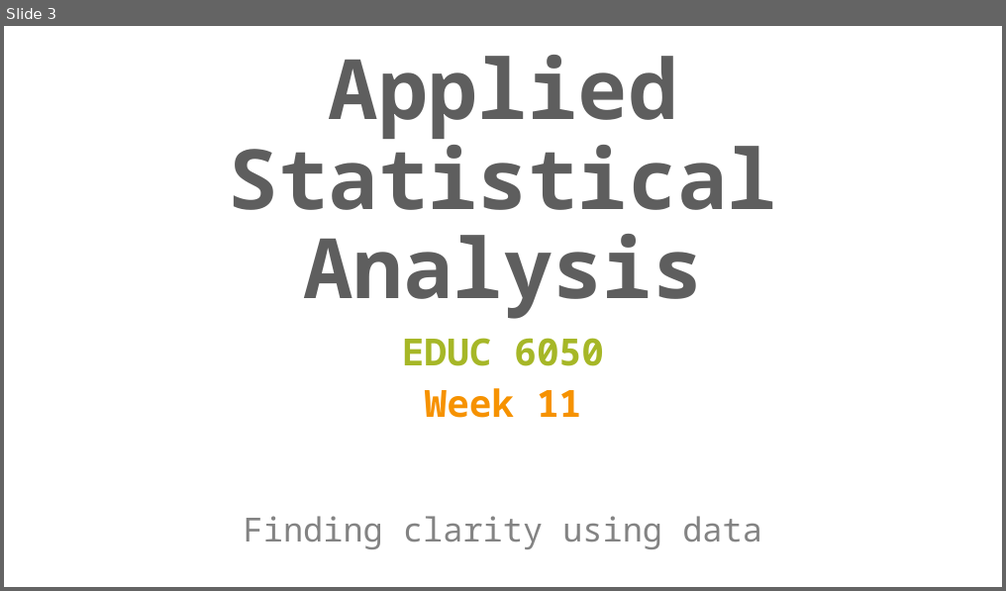
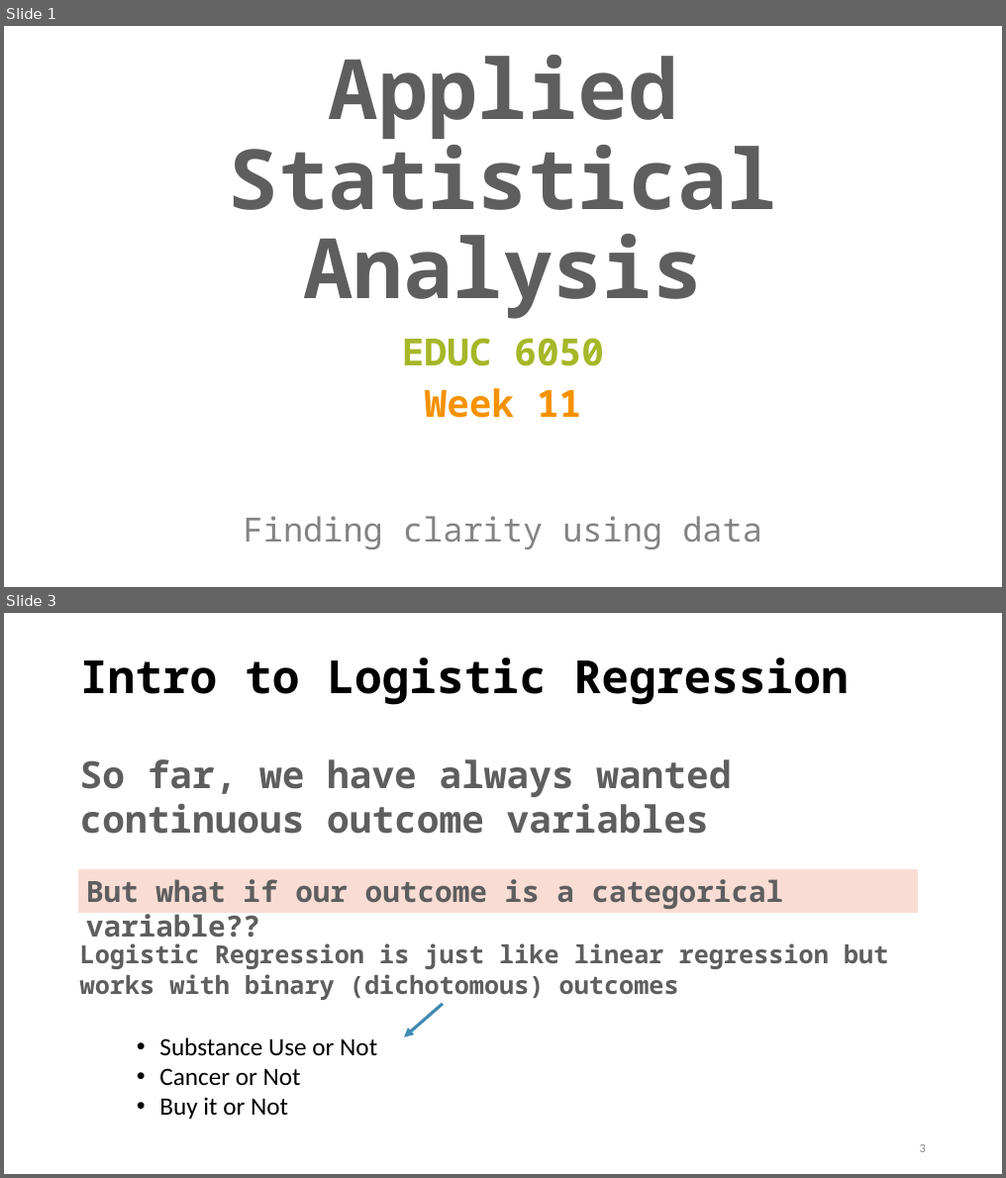
Before and after one commit to TysonStanley/EDU-6050, a slide deck: Slides/11_EDUC_6050_2018.pptx. Shown one above the other, each under a label of ours: slide 3 before the commit, slides 1 and 3 after it; the slides between them are not shown. The pictures are 1006x591 and 1006x1178 pixels, drawn with LibreOffice and Linux fonts; fonts in the diff are those of the drawing. Boxes give left, top, right and bottom in pixels: in the first picture for what was removed or moved away, otherwise in the second. Text is boxed around its words. In the diff, an @@ line names an element or a change of style, - is before the commit and + after.

```diff
--- a/Slides/11_EDUC_6050_2018.pptx
+++ b/Slides/11_EDUC_6050_2018.pptx
@@ slide 3 added at (x1=4, y1=613, x2=1002, y2=1174), background #FFFFFF @@
@@ title added at (x1=80, y1=658, x2=848, y2=705), 44 pt, text #000000, bold @@
+Intro to Logistic Regression
@@ text added at (x1=80, y1=760, x2=731, y2=834), 36 pt, text #5E5E5E, bold @@
+So far, we have always wanted continuous outcome variables
@@ rectangle added at (x1=79, y1=869, x2=918, y2=912), fill #F9DDD4, outline #F9DDD4 0.75 pt, 28 pt, text #5E5E5E, bold @@
+But what if our outcome is a categorical variable??
@@ text added at (x1=80, y1=944, x2=888, y2=1000), 24 pt, text #5E5E5E, bold @@
+Logistic Regression is just like linear regression but works with binary (dichotomous) outcomes
@@ arrow added from (443, 1004) to (404, 1038), #418AB3 3 pt @@
@@ text added at (x1=159, y1=1038, x2=377, y2=1119), 24 pt, text #000000 @@
+• Substance Use or Not
+• Cancer or Not
+• Buy it or Not
@@ page number added at (x1=920, y1=1145, x2=926, y2=1153), 12 pt, text #8C8C8C @@
+3
@@ what was slide 3 is now slide 1 @@
```
Also in this commit, not shown: 11 slides changed, 36 other slides added, 8 slides removed, 3 other files.
